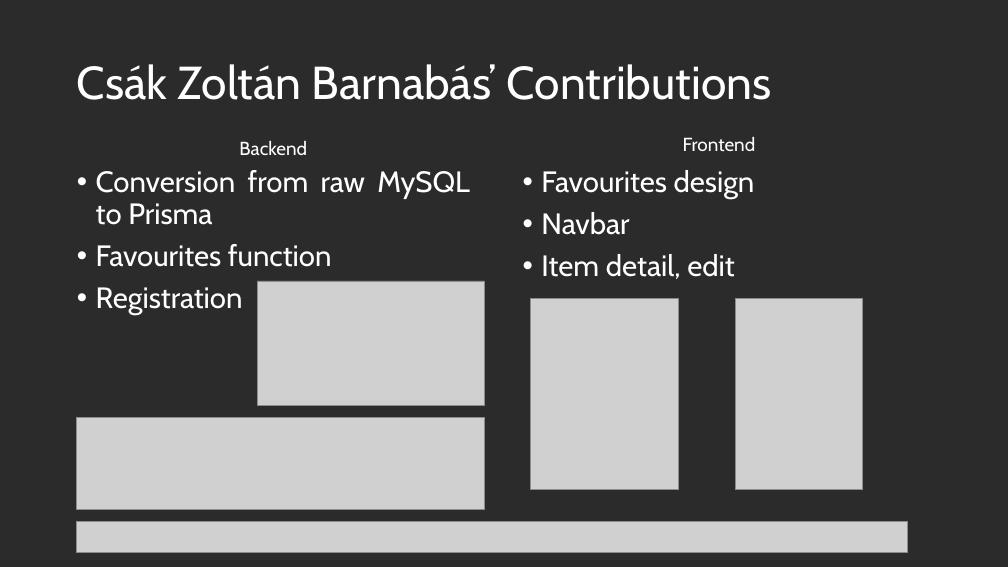
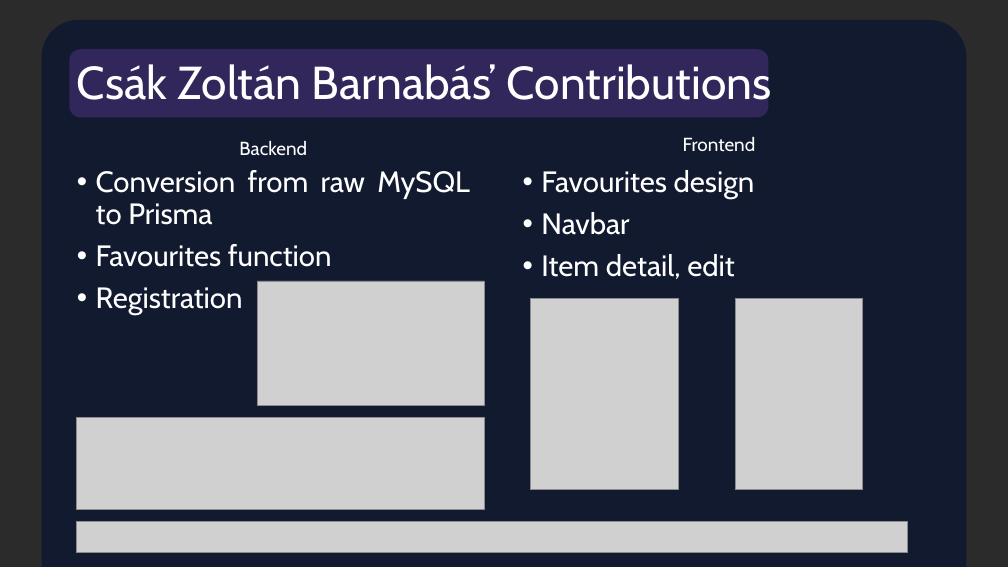
Before and after one commit to pollak-vizsgaremek/Bellora, a slide deck: slide 6 of docs/Bellora.pptx. Drawn at 1008x567 pixels with LibreOffice and Linux fonts; fonts in the diff are those of the drawing; grey boxes stand for pictures; background and template pictures are left out; a plain dark background stands for a picture behind light text. Boxes give left, top, right and bottom in pixels: in the first picture for what was removed or moved away, otherwise in the second. Text is boxed around its words. In the diff, an @@ line names an element or a change of style, - is before the commit and + after.

```diff
--- a/docs/Bellora.pptx
+++ b/docs/Bellora.pptx
@@ rounded rectangle added at (42,20,966,567), fill #111A2F @@
@@ rounded rectangle added at (70,49,769,117), fill #31275A @@
```
Also in this commit, not shown: 7 other slides changed.
